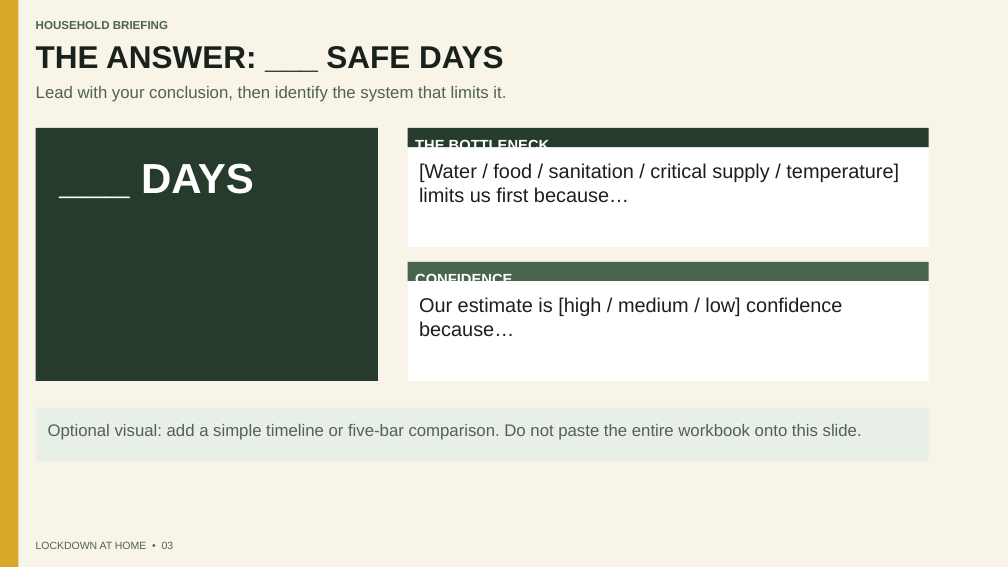
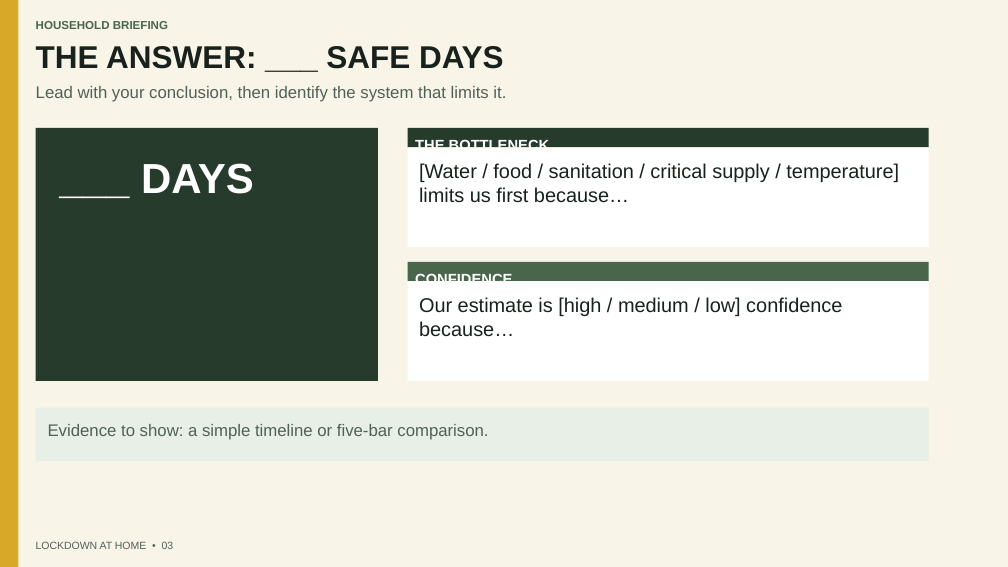
Before and after one commit to jboyce1/ZombieInvasionPrep, a slide deck: slide 3 of classes/field_assignments/files/lockdown-at-home-presentation-template.pptx. Drawn at 1008x567 pixels with LibreOffice and Linux fonts; fonts in the diff are those of the drawing. Boxes give left, top, right and bottom in pixels: in the first picture for what was removed or moved away, otherwise in the second. Text is boxed around its words. In the diff, an @@ line names an element or a change of style, - is before the commit and + after.

```diff
--- a/classes/field_assignments/files/lockdown-at-home-presentation-template.pptx
+++ b/classes/field_assignments/files/lockdown-at-home-presentation-template.pptx
@@ text in rectangle at <box>48,424,488,440</box>: text changed @@
-Optional visual: add a simple timeline or five-bar comparison. Do not paste the entire workbook onto this slide.
+Evidence to show: a simple timeline or five-bar comparison.
```
Also in this commit, not shown: 4 other slides changed, 34 other files.
